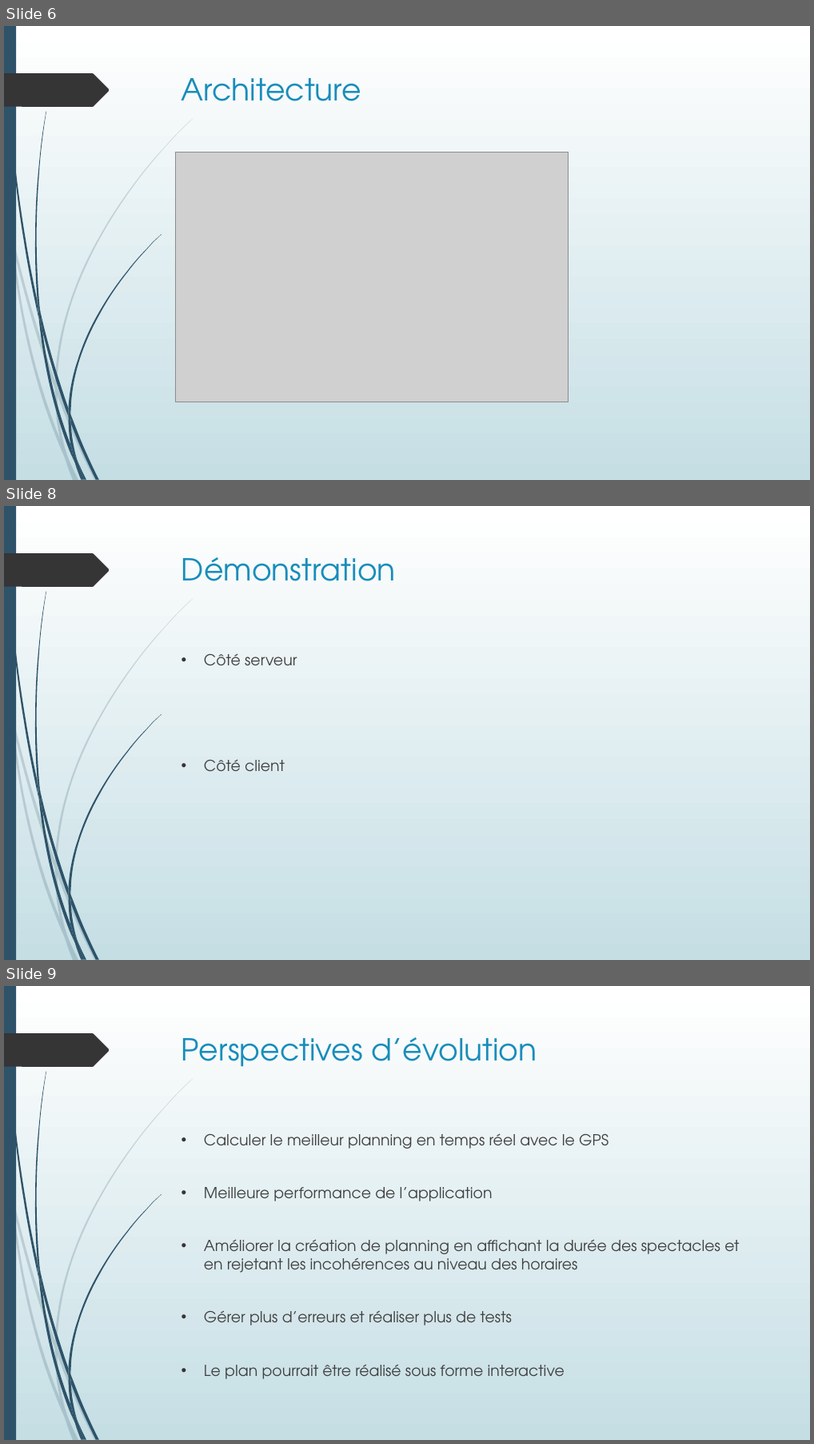
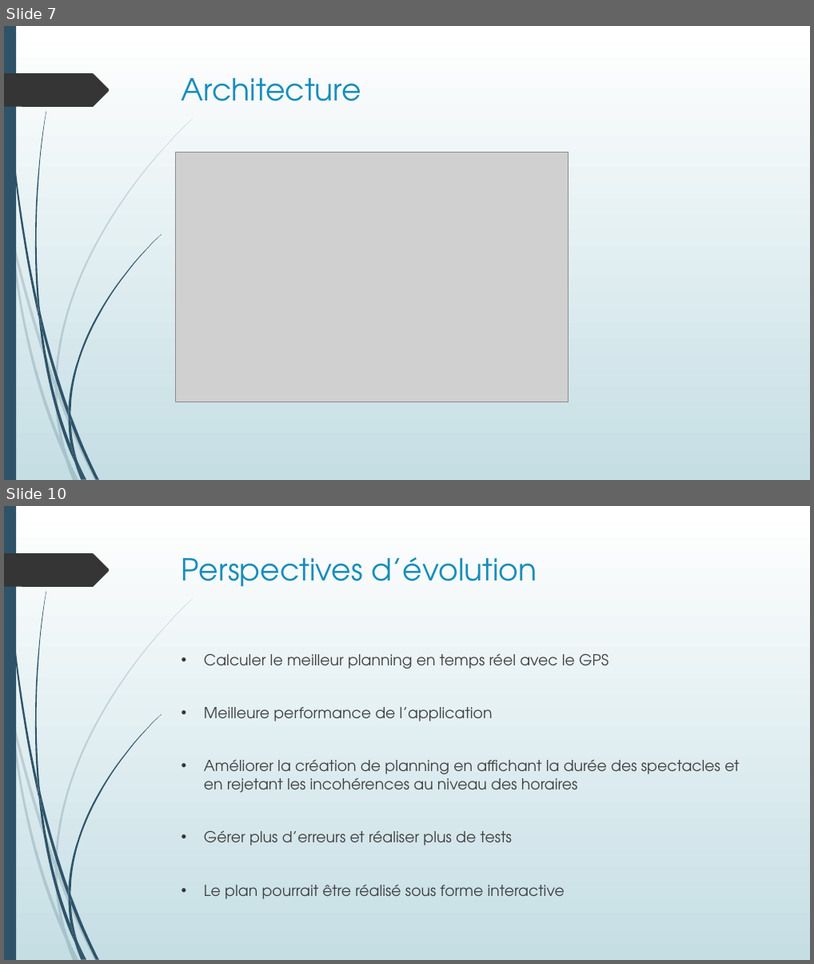
Before and after one commit to Ancalimeras/PuyDuFou, a slide deck: PPT JEE ANDROID.pptx. Shown one above the other, each under a label of ours: slides 6, 8 and 9 before the commit, slides 7 and 10 after it; the slides between them are not shown. The pictures are 814x1444 and 814x964 pixels, drawn with LibreOffice and Linux fonts; fonts in the diff are those of the drawing; grey boxes stand for pictures. Boxes give left, top, right and bottom in pixels: in the first picture for what was removed or moved away, otherwise in the second. Text is boxed around its words. In the diff, an @@ line names an element or a change of style, - is before the commit and + after.

```diff
--- a/PPT JEE ANDROID.pptx
+++ b/PPT JEE ANDROID.pptx
@@ slide 8 removed at <box>4,506,810,960</box>, background gradient #FFFFFF to #C5DEE5; not listed: 24 template elements that a slide beside it also shows @@
@@ title removed at <box>182,557,396,581</box> @@
-Démonstration
@@ text removed at <box>204,653,297,771</box> @@
-• Côté serveur
-• Côté client
@@ what was slide 6 is now slide 7 @@
@@ what was slide 9 is now slide 10 @@
```
Also in this commit, not shown: 5 slides changed, 3 slides added.
